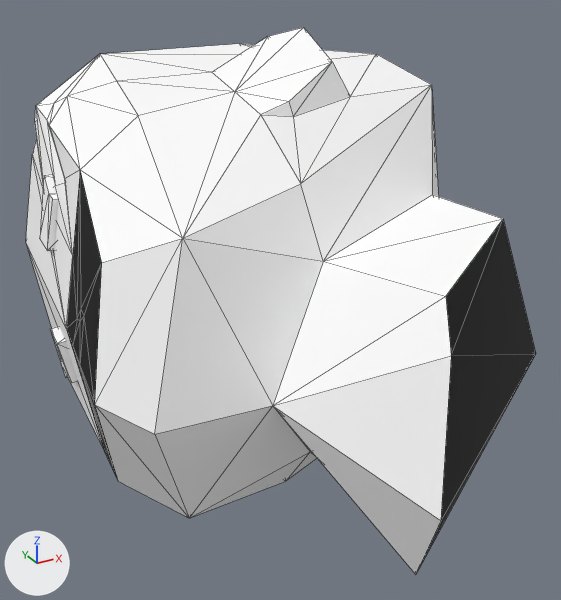
Before and after pictures for a commit that changed the glTF model client/public/models/parts/modular-fantasy-hero__SK_Chr_Head_Female_02.glb.
Before and after are seen from a camera (50 mm lens) standing at (-20.0, 127.6, 163.3) and looking at (-0.6, 162.9, 145.6). The lights are fixed; the arrows at lower left show +X, +Y and +Z. The first picture is the older version. Mesh edges are drawn as thin lines. Where no turn or scale is listed for an object, it has been applied to the vertices. Vertices at exactly the same position are counted once.

Script lines for the objects in view, before the commit:
```python
mat_character = bpy.data.materials.new('character')
mat_character.use_nodes = True; mat_character.node_tree.nodes.clear()
_N = mat_character.node_tree.nodes; _L = mat_character.node_tree.links
n0 = _N.new('ShaderNodeBsdfPrincipled'); n0.name = 'Principled BSDF'
n0.inputs[2].default_value = 0.85  # 'Roughness'
n1 = _N.new('ShaderNodeOutputMaterial'); n1.name = 'Material Output'
n2 = _N.new('ShaderNodeVertexColor'); n2.name = 'Color Attribute'
_L.new(n0.outputs[0], n1.inputs[0])  # 'BSDF' to 'Surface'
_L.new(n2.outputs[0], n0.inputs[0])  # 'Color' to 'Base Color'
me_mesh_0 = bpy.data.meshes.new('Mesh_0')
me_mesh_0.from_pydata(...)  # 109 vertices, 200 faces; spans x -13.0..12.3, y 141.5..178.3, z -0.6..25.9
me_mesh_0.materials.append(mat_character)
ob_sk_chr_head_female_02 = bpy.data.objects.new('SK_Chr_Head_Female_02', me_mesh_0)
ob_sk_chr_head_female_02.location = (0.0, 3.27, 133.74)
```
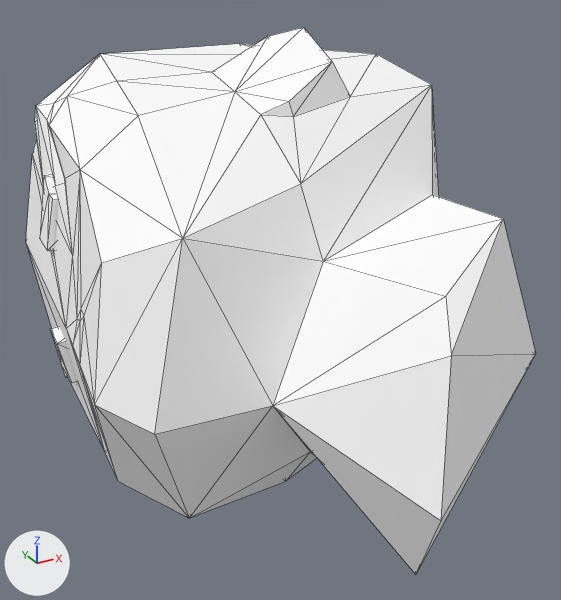
Changed parts and their boxes (x1, y1, x2, y2) in the pictures (561 x 600 px):
```json
{"object": "SK_Chr_Head_Female_02", "change": "recoloured", "before": [64, 169, 536, 565], "after": [64, 169, 536, 565]}
```

Scene script edits in JSON lines:
```json
{"block": "mat_character", "where": "n0 = _N.new('ShaderNodeBsdfPrincipled'); n0.name = 'Principled BSDF'"}
{"op": "add", "block": "mat_character", "code": "n0.inputs[0].default_value = (1.0, 1.0, 1.0, 1.0)  # 'Base Color', white #ffffff"}
{"op": "remove", "block": "mat_character", "code": "n2 = _N.new('ShaderNodeVertexColor'); n2.name = 'Color Attribute'"}
{"op": "remove", "block": "mat_character", "code": "_L.new(n2.outputs[0], n0.inputs[0])  # 'Color' to 'Base Color'"}
{"block": "me_mesh_0", "where": "me_mesh_0.from_pydata(...)  # 109 vertices, 200 faces; spans x -13.0..12.3, y 141.5..178.3, z -0.6..25.9"}
{"block": "me_mesh_0", "where": "# used by ob_sk_chr_head_female_02; location = (0.0, 3.27, 133.74)"}
{"block": "me_mesh_0", "change": "me_mesh_0 part 1: vertex colours changed"}
```
